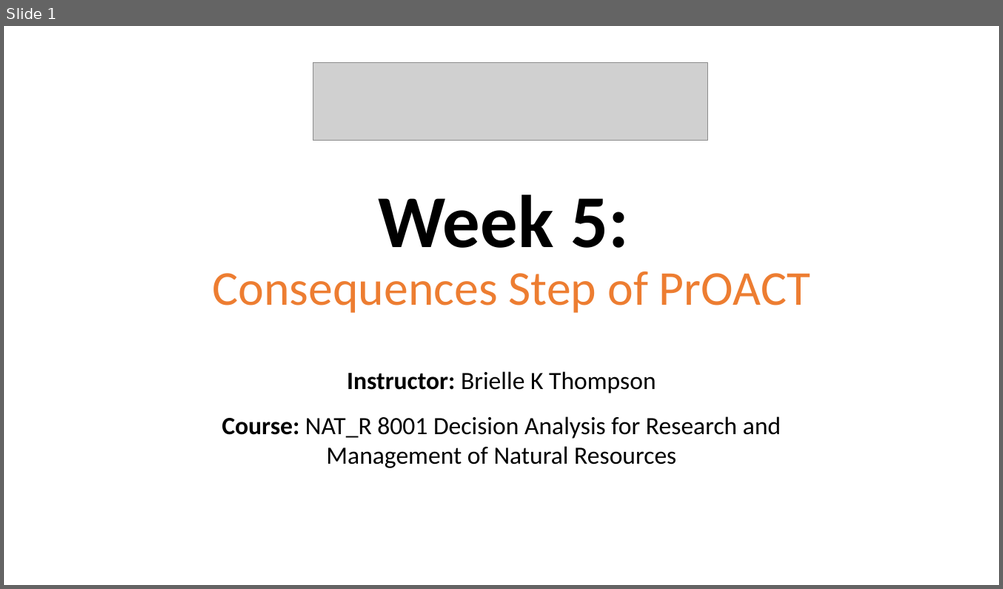
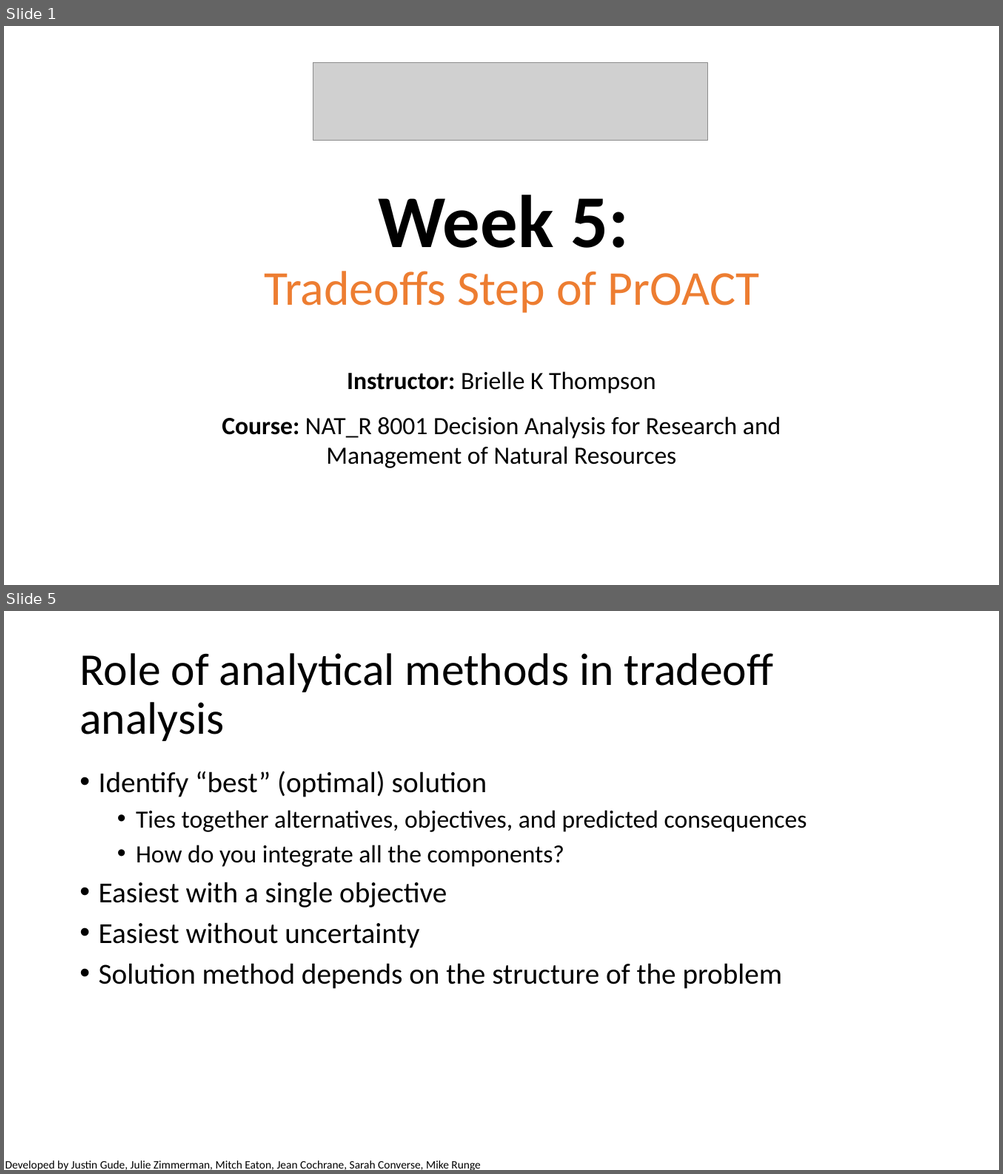
Before and after one commit to briellekthompson/NATR_8001_DecisionAnalysis_Fall25_Mizzou, a slide deck: material/Week5-Tradeoffs/Week5_SDM_Mizzou.pptx. Shown one above the other, each under a label of ours: slide 1 before the commit, slides 1 and 5 after it; the slides between them are not shown. The pictures are 1003x589 and 1003x1174 pixels, drawn with LibreOffice and Linux fonts; fonts in the diff are those of the drawing; grey boxes stand for pictures; background and template pictures are left out. Boxes give left, top, right and bottom in pixels: in the first picture for what was removed or moved away, otherwise in the second. Text is boxed around its words. In the diff, an @@ line names an element or a change of style, - is before the commit and + after.

Commit message:
Week 5 material

```diff
--- a/material/Week5-Tradeoffs/Week5_SDM_Mizzou.pptx
+++ b/material/Week5-Tradeoffs/Week5_SDM_Mizzou.pptx
@@ slide 5 added at <box>4,611,999,1170</box>, background #FFFFFF @@
@@ title added at <box>79,653,773,741</box>, 44 pt, text #000000 @@
+Role of analytical methods in tradeoff analysis
@@ text added at <box>99,771,807,989</box>, 28 pt, text #000000 @@
+• Identify “best” (optimal) solution
+  • Ties together alternatives, objectives, and predicted consequences
+  • How do you integrate all the components?
+• Easiest with a single objective
+• Easiest without uncertainty
+• Solution method depends on the structure of the problem
@@ text added at <box>5,1161,480,1170</box>, 11 pt, text #000000 @@
+Developed by Justin Gude, Julie Zimmerman, Mitch Eaton, Jean Cochrane, Sarah Converse, Mike Runge
@@ slide 1 changed as well @@
@@ title at <box>264,195,760,313</box>: text changed @@
-Week 5:
-Consequences Step of PrOACT
+Week 5:
+Tradeoffs Step of PrOACT
```
Also in this commit, not shown: 1 other slide changed, 48 other slides added, 1 slide removed, 5 other files.
